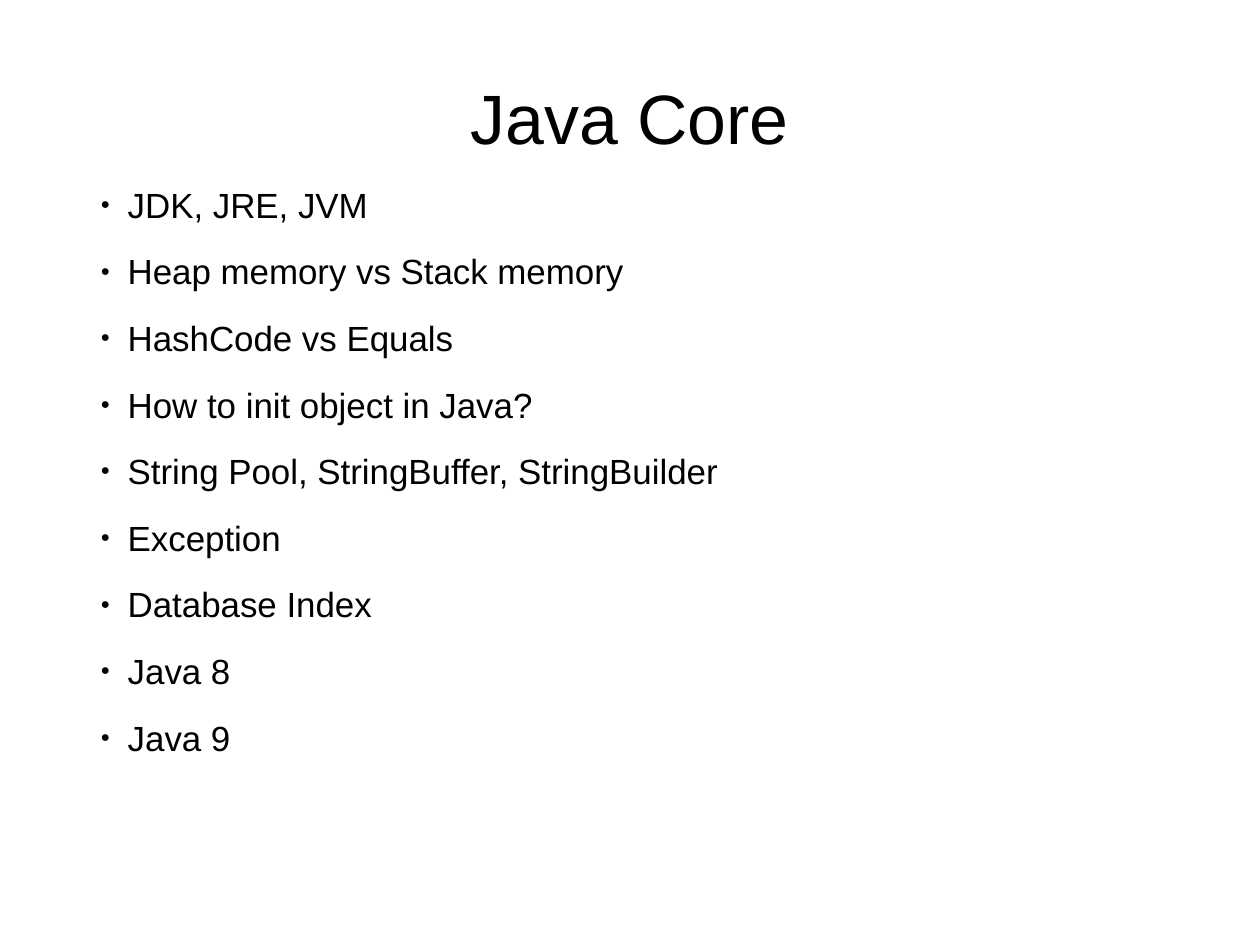
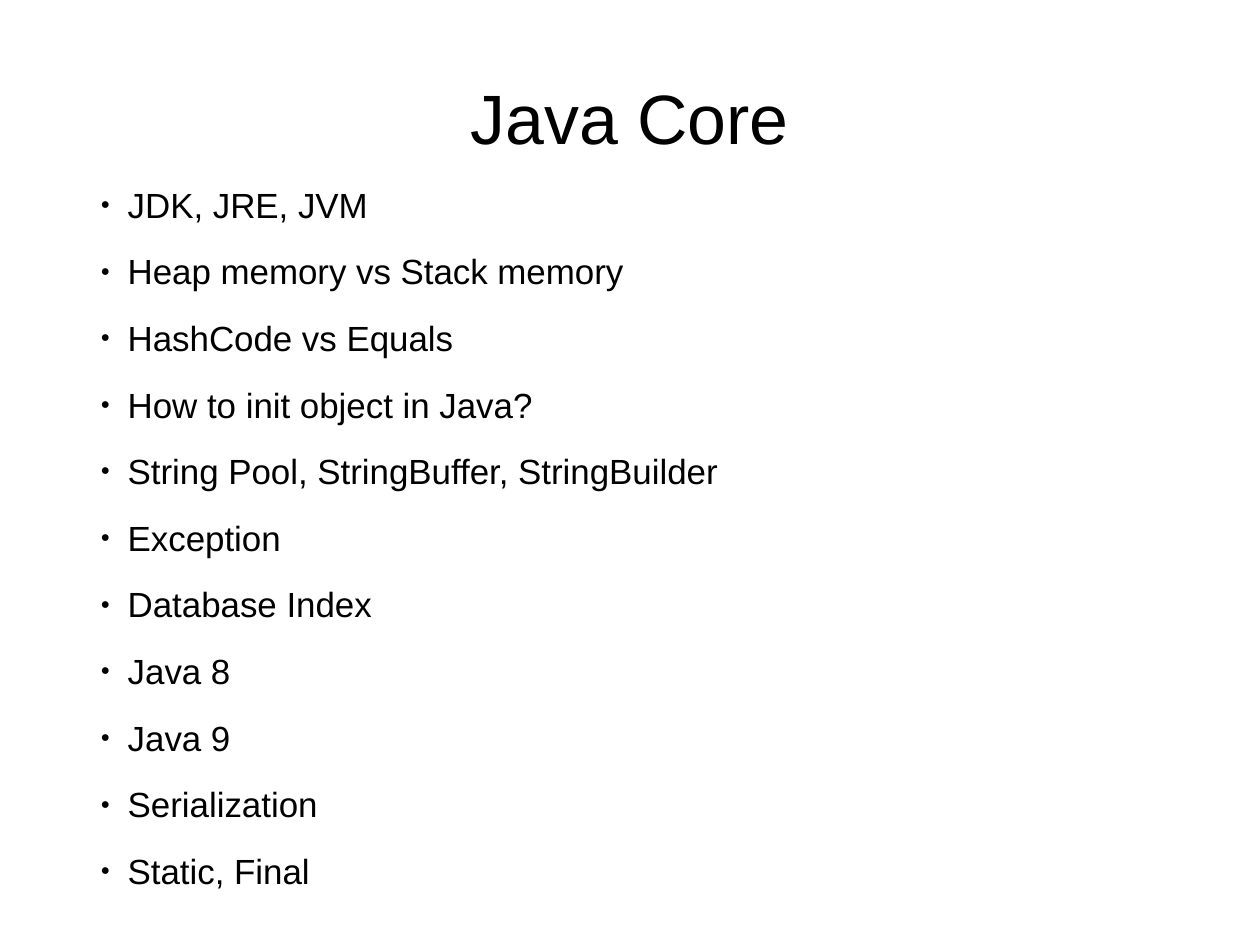
Before and after one commit to truongphan/documents, a slide deck: slide 1 of JavaCore.pptx. Drawn at 1260x945 pixels with LibreOffice and Linux fonts; fonts in the diff are those of the drawing. Boxes give left, top, right and bottom in pixels: in the first picture for what was removed or moved away, otherwise in the second. Text is boxed around its words. In the diff, an @@ line names an element or a change of style, - is before the commit and + after.

```diff
--- a/JavaCore.pptx
+++ b/JavaCore.pptx
@@ text at bbox=[128, 791, 318, 889]: paragraphs added @@
+● Serialization
+● Static, Final
```
Also in this commit, not shown: 3 slides added.
